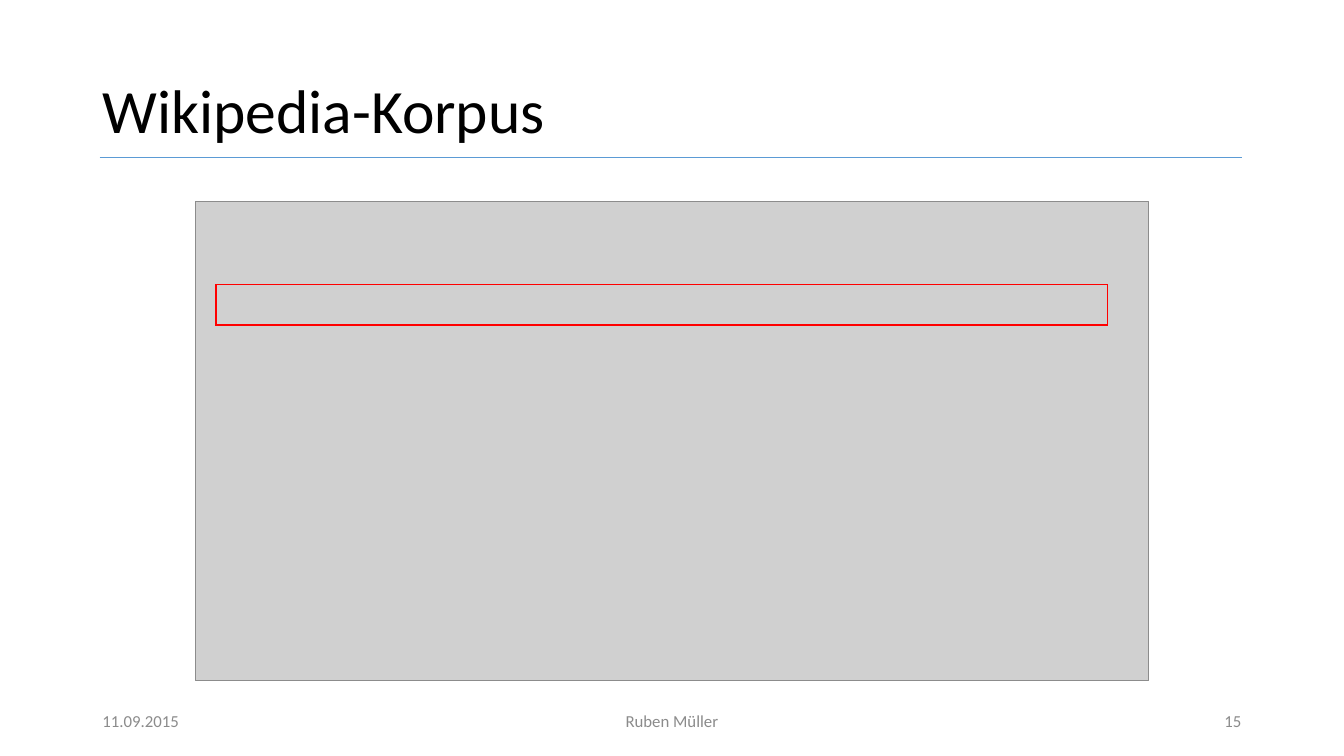
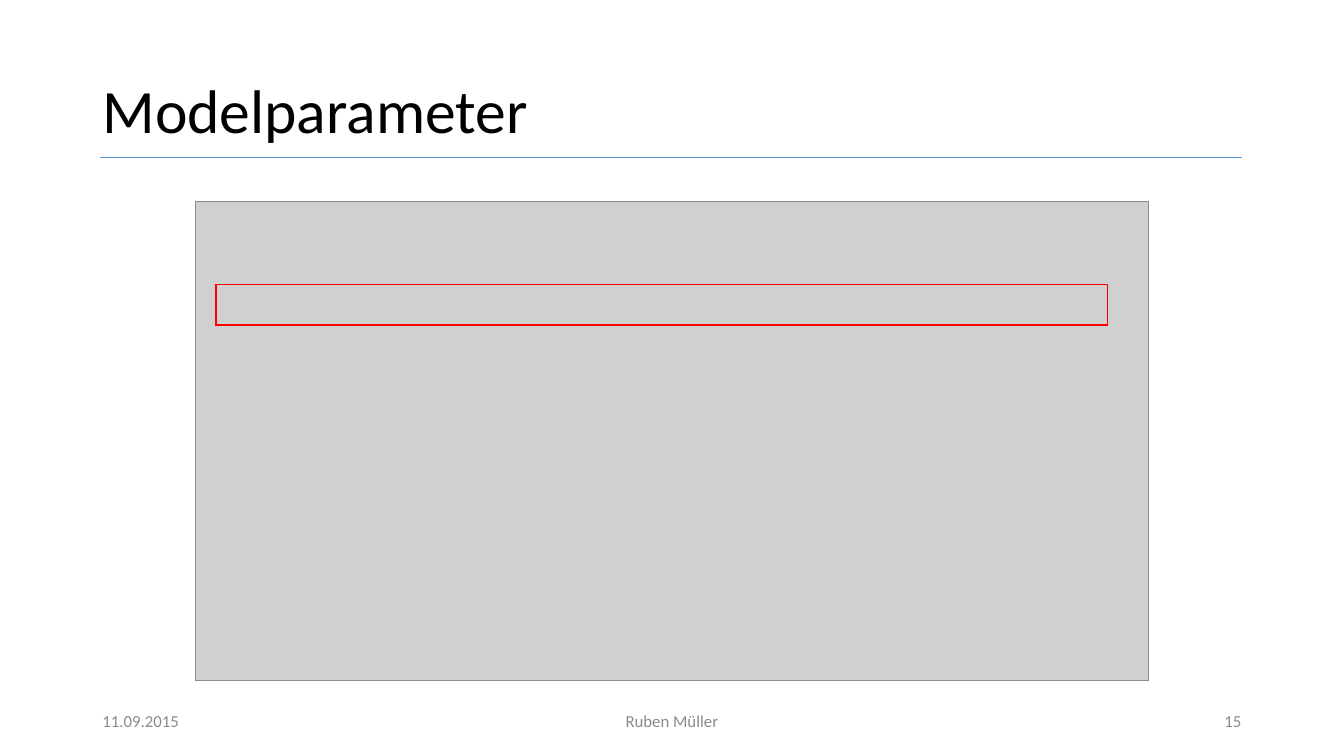
Before and after one commit to imbabaer/SemanticRelations, a slide deck: slide 15 of Präsentation/Semantische Beziehungen_169.pptx. Drawn at 1344x756 pixels with LibreOffice and Linux fonts; fonts in the diff are those of the drawing; grey boxes stand for pictures. Boxes give left, top, right and bottom in pixels: in the first picture for what was removed or moved away, otherwise in the second. Text is boxed around its words. In the diff, an @@ line names an element or a change of style, - is before the commit and + after.

```diff
--- a/Präsentation/Semantische Beziehungen_169.pptx
+++ b/Präsentation/Semantische Beziehungen_169.pptx
@@ title at [102, 90, 527, 143]: text changed @@
-Wikipedia-Korpus
+Modelparameter
```
Also in this commit, not shown: 3 other slides changed.
